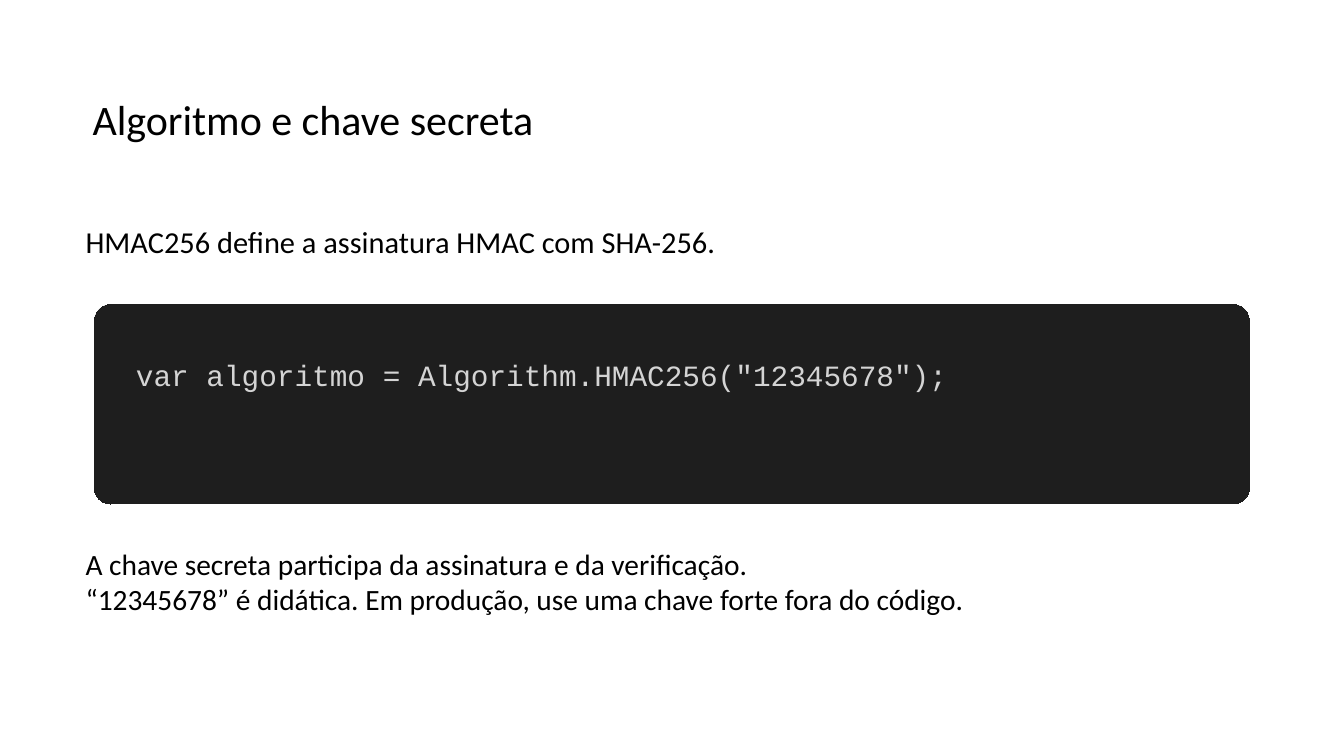
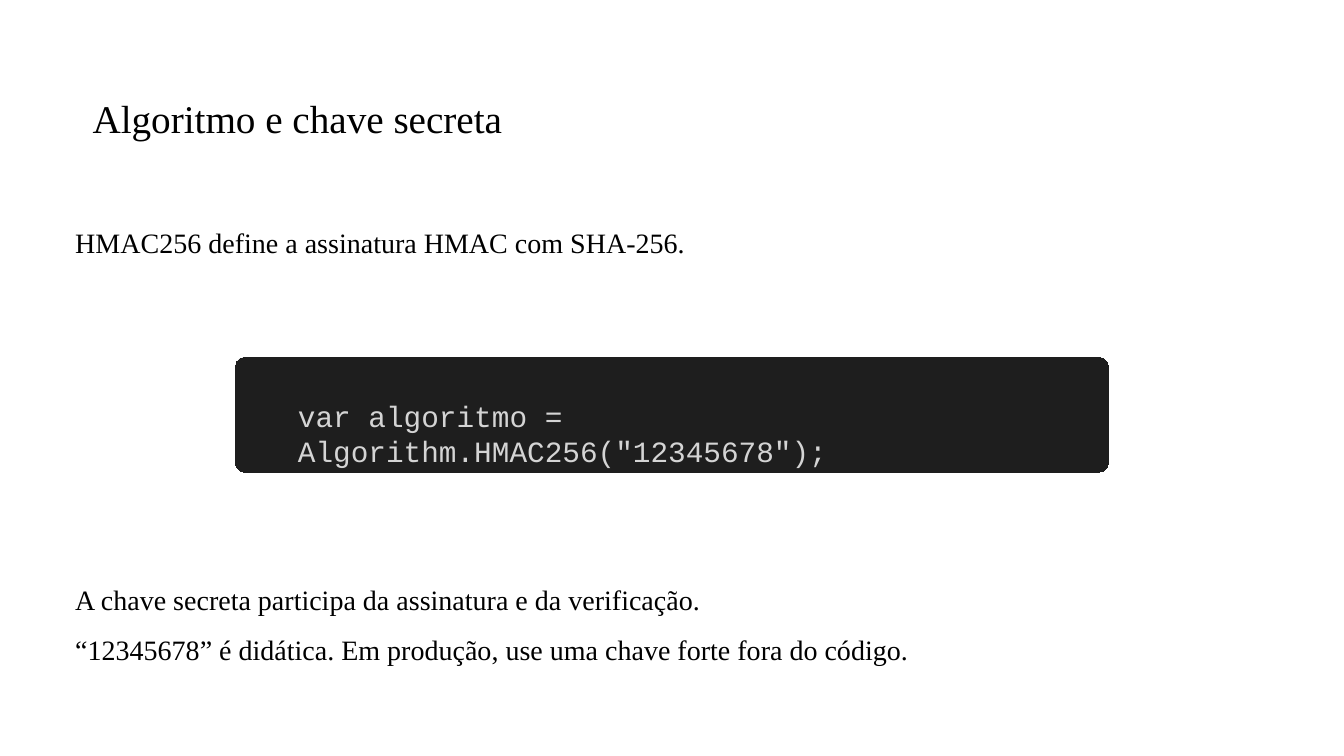
Before and after one commit to PedroMiho/UMC, a slide deck: slide 10 of engenharia-software/software-corporativo/boas-praticas/aula-07-JWT/spring-security.pptx (slide 9 before the commit). Drawn at 1344x756 pixels with LibreOffice and Linux fonts; fonts in the diff are those of the drawing; background and template pictures are left out. Boxes give left, top, right and bottom in pixels: in the first picture for what was removed or moved away, otherwise in the second. Text is boxed around its words. In the diff, an @@ line names an element or a change of style, - is before the commit and + after.

```diff
--- a/engenharia-software/software-corporativo/boas-praticas/aula-07-JWT/spring-security.pptx
+++ b/engenharia-software/software-corporativo/boas-praticas/aula-07-JWT/spring-security.pptx
@@ title "Algoritmo e chave secreta" at box(93, 105, 503, 140): size 30 to 28 pt, font Calibri to Times New Roman @@
@@ text "HMAC256 define a assinatura HMAC ...": place and size @@
-text "HMAC256 define a assinatura HMAC ..." at box(86, 232, 715, 254)
+text "HMAC256 define a assinatura HMAC ..." at box(75, 233, 684, 254)
@@ text "HMAC256 define a assinatura HMAC ..." at box(75, 233, 684, 254): size 21.8 to 20 pt, font Calibri to Times New Roman; alignment left to justified @@
@@ rounded rectangle: place and size @@
-rounded rectangle at box(95, 304, 1250, 504)
+rounded rectangle at box(236, 358, 1109, 473)
@@ text "var algoritmo = Algorithm.HMAC256("12345678");" rewrapped from box(136, 365, 947, 392) to box(298, 406, 827, 468) @@
@@ text "A chave secreta participa da ...": place and size @@
-text "A chave secreta participa da ..." at box(86, 554, 963, 615)
+text "A chave secreta participa da ..." at box(75, 590, 908, 666)
@@ text "A chave secreta participa da ..." at box(75, 590, 908, 666): size 21 to 20 pt, font Calibri to Times New Roman; alignment left to justified; line spacing 1 to 1.5 @@
```
Also in this commit, not shown: 9 other slides changed, 4 slides added, 2 other files.
